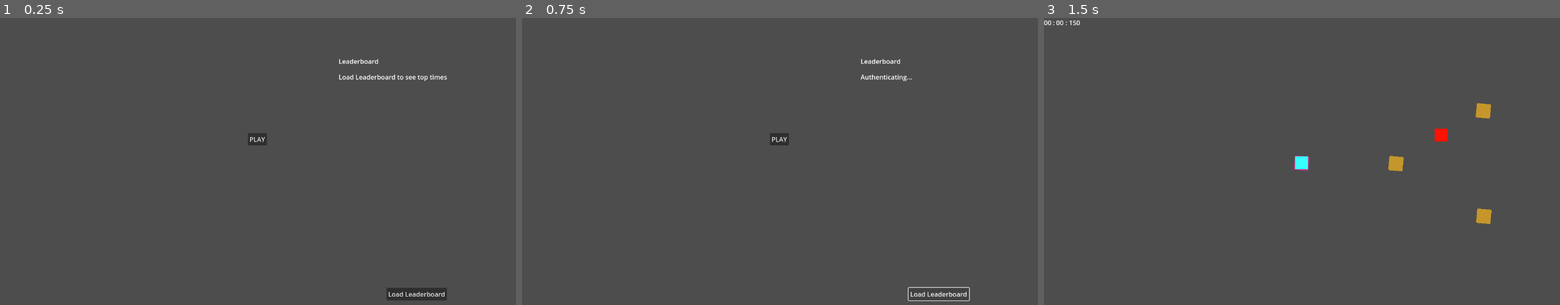
Above: before the commit, frames 1-3 (left to right).
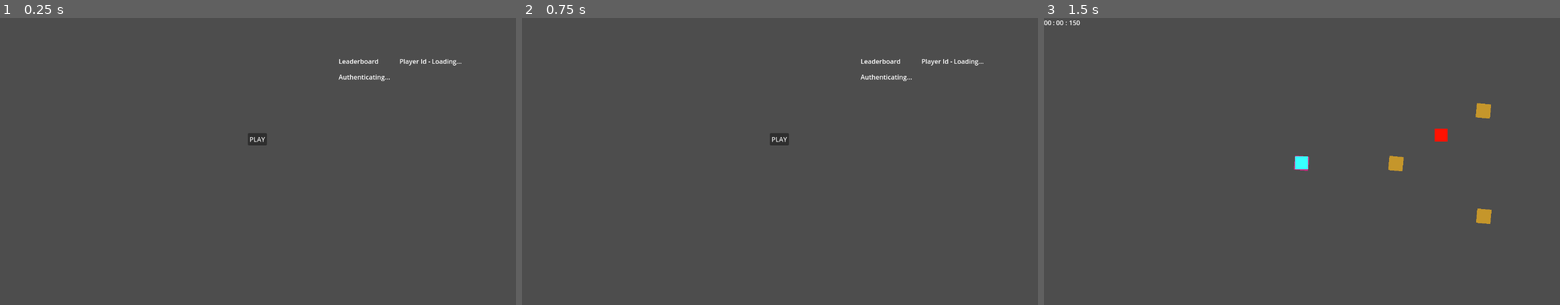
Above: after the commit, the same moments.

Repository: billbobphil/polymars-jam-2024
Game: Godot game, scene res://top.tscn
The game is run twice, just before and just after one commit, with the same random seed, the same clock (stepped at 60 frames per second) and the same inputs.
Inputs (mouse positions are in pixels of both pictures, inside the frame that each line leads up to):
- Up to frame 1 (0.25 s): no input
- Up to frame 2 (0.75 s): click (939, 293) at 0.5 s, where only the run before the commit has a clickable "Load Leaderboard"
- Up to frame 3 (1.5 s): click "PLAY" at 1.25 s

The runs differ from the first frame. In frame 1, 0.8% of the frame differs, in the area x 65-90%, y 14-99%; in frame 2, 0.3%; in frame 3, nothing differs.
Error before the commit: Invalid access to property or key 'player_identifier' on a base object of type 'Nil'. (res://leaderboard/Leaderboard.gd:73)
Error after the commit: Invalid access to property or key 'player_identifier' on a base object of type 'Nil'. (res://leaderboard/Leaderboard.gd:75)

Commit message:
Build proved to work, small tweaks to leaderboard to get working for prod environment

Diff:
--- a/Top.gd
+++ b/Top.gd
@@ -11,9 +11,11 @@
 	add_child(menu);
 
 func startGame():
+	StatsTracker.totalRunTime = 0;
 	switchToScene(gameScene);
 
 func restartGame():
+	StatsTracker.totalRunTime = 0;
 	var nodes = get_tree().get_nodes_in_group("positionNodes")
 	for node in nodes:
 		if node:
@@ -34,7 +36,6 @@
 	switchToScene(finishScene);
 
 func switchToScene(scene : PackedScene):
-	StatsTracker.totalRunTime = 0;
 	currentScene.queue_free();
 	currentScene = null;
 	call_deferred("loadNewScene", scene);
--- a/leaderboard/Leaderboard.gd
+++ b/leaderboard/Leaderboard.gd
@@ -17,12 +17,14 @@
 @onready var leaderboardContentLabel = $LeaderboardContent;
 @export var shouldShowSubmitButton = false;
 @onready var submitTimeButton = $SubmitTimeButton;
+@onready var playerIdValue = $PlayerIdValue;
 
 func _ready():
 	if shouldShowSubmitButton:
 		submitTimeButton.show()
 	else:
 		submitTimeButton.hide()
+	_load_leaderboard();
 
 func _load_leaderboard():
 	_authentication_request()
@@ -78,6 +80,7 @@
 
 	# Print server response
 	print(json.get_data())
+	playerIdValue.text = json.get_data().player_identifier;
 
 	# Clear node
 	auth_http.queue_free()
--- a/leaderboard/leaderboard.tscn
+++ b/leaderboard/leaderboard.tscn
@@ -19,6 +19,20 @@
 offset_bottom = 636.0
 text = "Load Leaderboard to see top times"
 
+[node name="PlayerIdTitle" type="Label" parent="."]
+offset_left = 991.0
+offset_top = 96.0
+offset_right = 1059.0
+offset_bottom = 119.0
+text = "Player Id - "
+
+[node name="PlayerIdValue" type="Label" parent="."]
+offset_left = 1071.0
+offset_top = 96.0
+offset_right = 1146.0
+offset_bottom = 119.0
+text = "Loading..."
+
 [node name="SubmitTimeButton" type="Button" parent="."]
 offset_left = 1130.0
 offset_top = 671.0
@@ -26,12 +40,4 @@
 offset_bottom = 702.0
 text = "Submit  Time"
 
-[node name="LoadLeaderboardButton" type="Button" parent="."]
-offset_left = 959.0
-offset_top = 671.0
-offset_right = 1109.0
-offset_bottom = 702.0
-text = "Load Leaderboard"
-
 [connection signal="pressed" from="SubmitTimeButton" to="." method="_upload_score"]
-[connection signal="pressed" from="LoadLeaderboardButton" to="." method="_load_leaderboard"]
Not shown, added: export_presets.cfg
